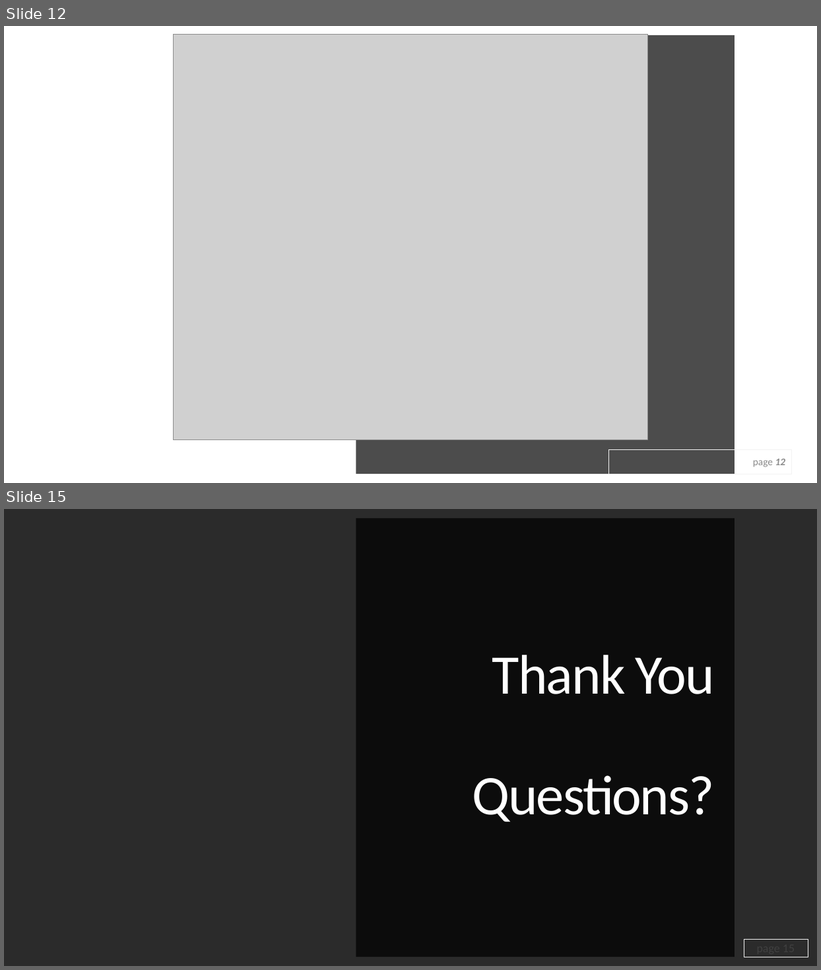
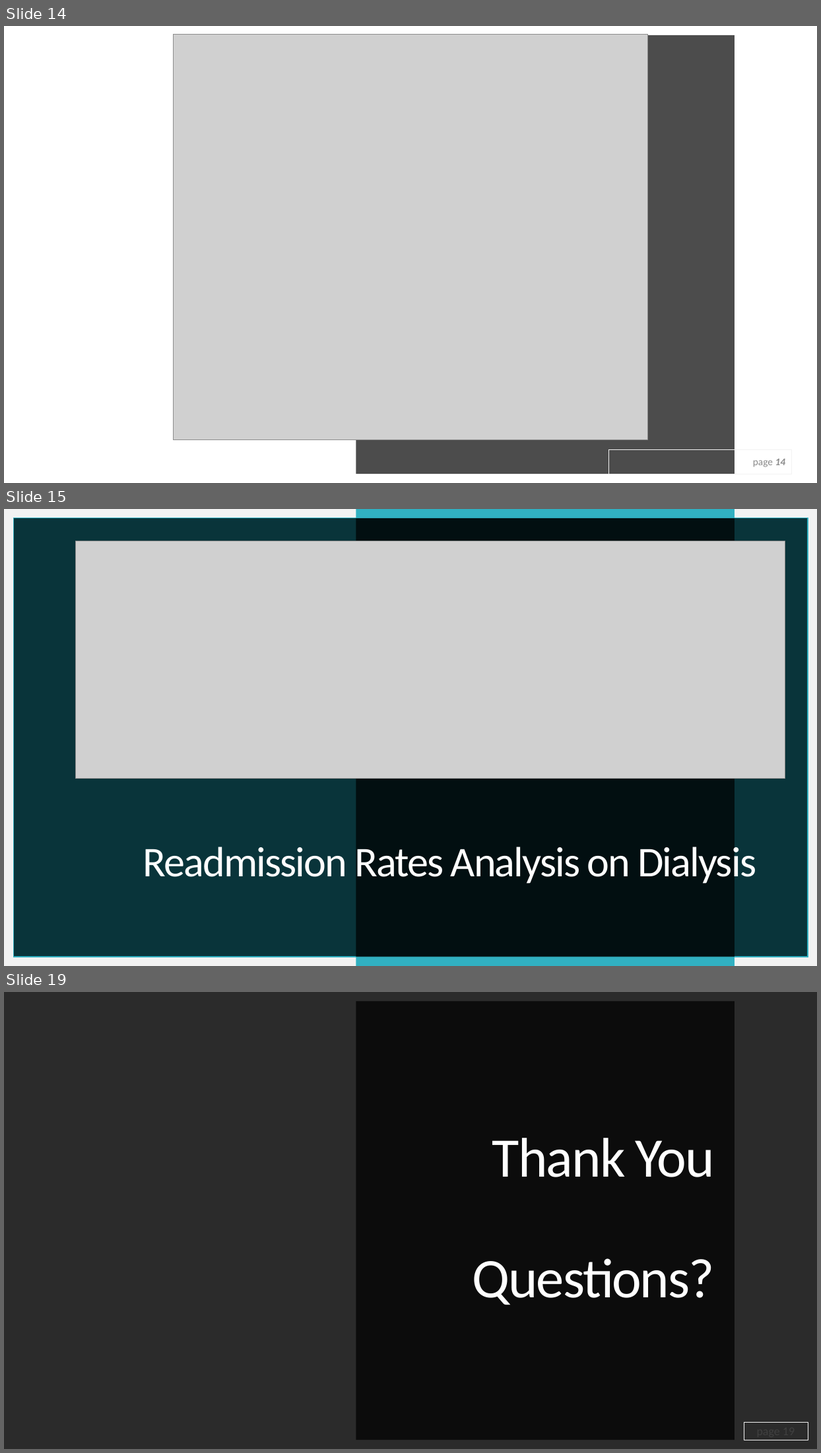
Before and after one commit to ekginn2/ML-Final-Project, a slide deck: Final Project Presentation.pptx. Shown one above the other, each under a label of ours: slides 12 and 15 before the commit, slides 14, 15 and 19 after it; the slides between them are not shown. The pictures are 821x970 and 821x1453 pixels, drawn with LibreOffice and Linux fonts; fonts in the diff are those of the drawing; grey boxes stand for pictures; background and template pictures are left out; a plain dark background stands for a picture behind light text. Boxes give left, top, right and bottom in pixels: in the first picture for what was removed or moved away, otherwise in the second. Text is boxed around its words. In the diff, an @@ line names an element or a change of style, - is before the commit and + after.

```diff
--- a/Final Project Presentation.pptx
+++ b/Final Project Presentation.pptx
@@ slide 15 added at box(4, 509, 817, 966), background #F2F2F2; not listed: 1 template element that a slide beside it also shows @@
@@ rectangle added at box(14, 518, 808, 957), fill #09343A, outline #31B0C1 1 pt @@
@@ rectangle added at box(356, 509, 735, 518), fill #31B0C1 @@
@@ picture added at box(75, 541, 785, 779) @@
@@ title added at box(143, 842, 756, 887), 50 pt, text #FFFFFF @@
+Readmission Rates Analysis on Dialysis
@@ rectangle added at box(356, 957, 735, 966), fill #31B0C1 @@
@@ what was slide 12 is now slide 14 @@
@@ page number at box(753, 459, 786, 468): text changed @@
-page 12
+page 14
@@ what was slide 15 is now slide 19 @@
```
Also in this commit, not shown: 3 slides changed, 4 other slides added, 1 slide removed, 11 other files.
